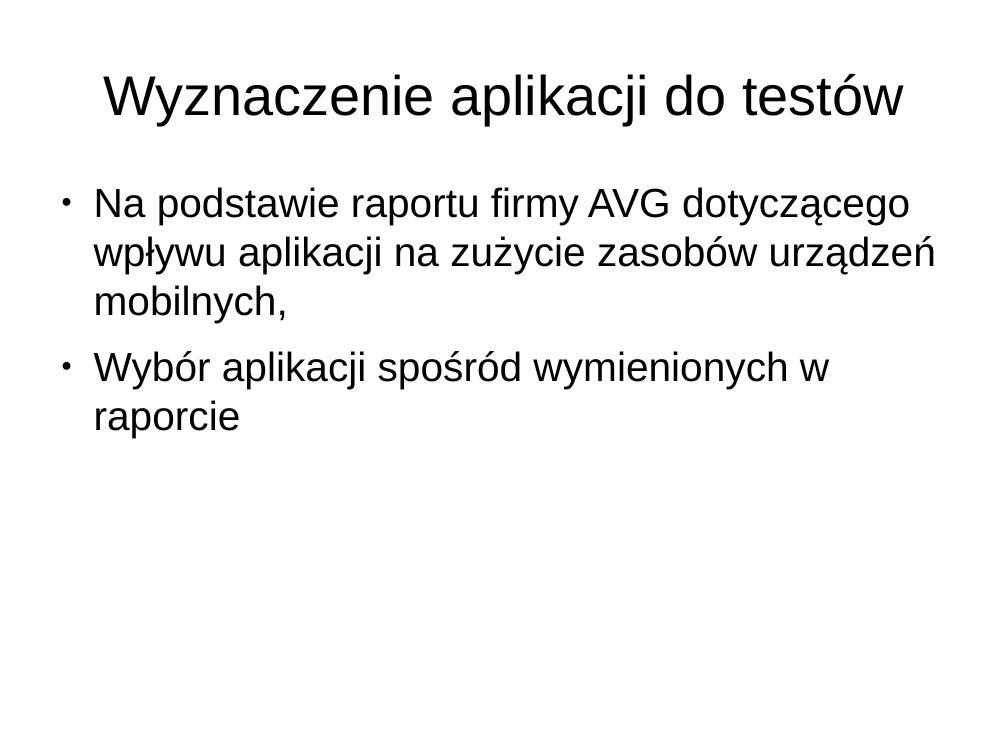
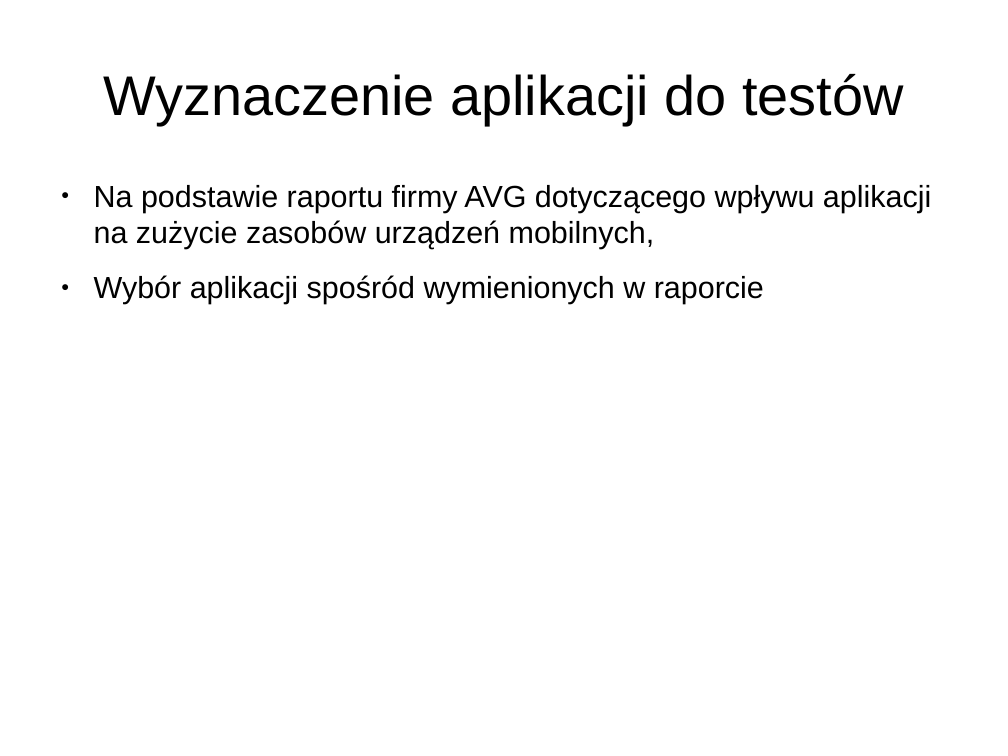
Before and after one commit to aksinghdce/master-thesis, a slide deck: slide 6 of prezentacja.odp. Drawn at 1008x756 pixels with LibreOffice and Linux fonts; fonts in the diff are those of the drawing. Boxes give left, top, right and bottom in pixels: in the first picture for what was removed or moved away, otherwise in the second. Text is boxed around its words. In the diff, an @@ line names an element or a change of style, - is before the commit and + after.

```diff
--- a/prezentacja.odp
+++ b/prezentacja.odp
@@ text "Na podstawie raportu firmy AVG ..." at (94, 185, 931, 304): size 32 to 24 pt @@
```
Also in this commit, not shown: 8 other slides changed.
